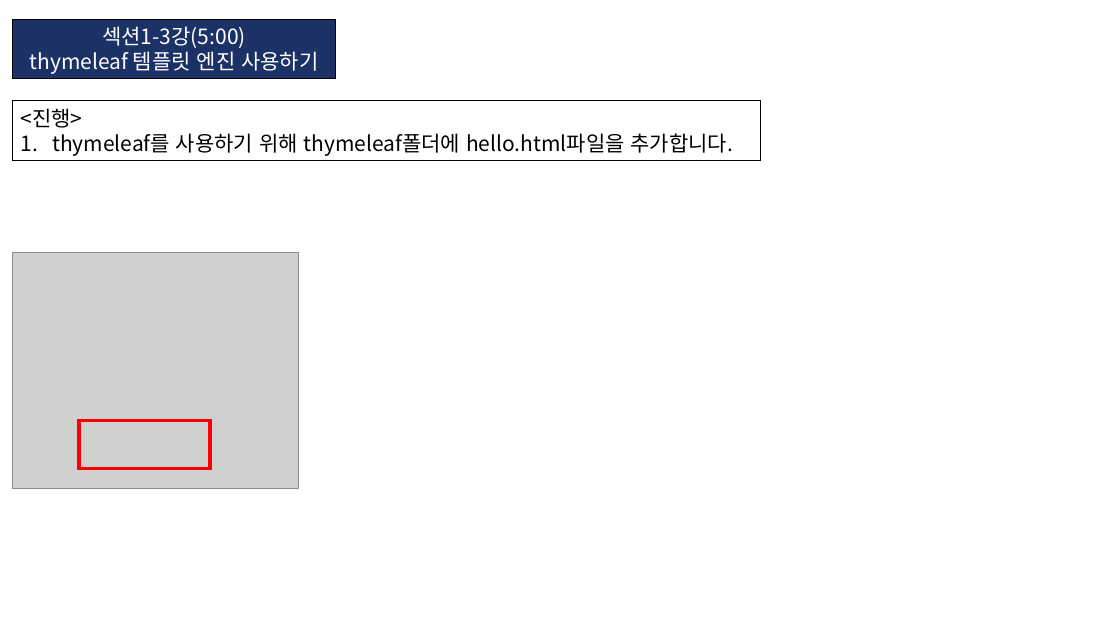
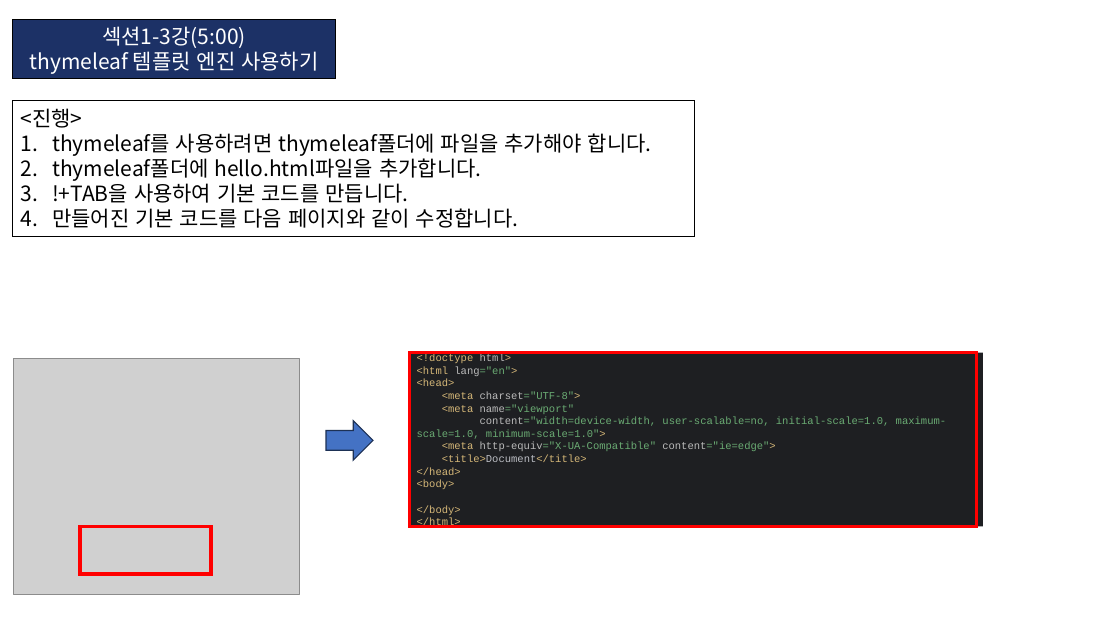
Before and after one commit to KIM-BEOMSOO/study, a slide deck: slide 33 of 00.공부 정리(최종)/12.Spring-Boot/03.인프런_김영한_스프링 입문/01.인프런_깅영한_Spring-Boot.pptx. Drawn at 1120x630 pixels with LibreOffice and Linux fonts; fonts in the diff are those of the drawing; grey boxes stand for pictures. Boxes give left, top, right and bottom in pixels: in the first picture for what was removed or moved away, otherwise in the second. Text is boxed around its words. In the diff, an @@ line names an element or a change of style, - is before the commit and + after.

```diff
--- a/00.공부 정리(최종)/12.Spring-Boot/03.인프런_김영한_스프링 입문/01.인프런_깅영한_Spring-Boot.pptx
+++ b/00.공부 정리(최종)/12.Spring-Boot/03.인프런_김영한_스프링 입문/01.인프런_깅영한_Spring-Boot.pptx
@@ rectangle "<진행>" resized from (x1=13, y1=101, x2=761, y2=160) to (x1=13, y1=101, x2=695, y2=237) @@
@@ text in rectangle at (x1=52, y1=133, x2=652, y2=228): text changed @@
-1. thymeleaf를 사용하기 위해 thymeleaf폴더에 hello.html파일을 추가합니다.
+1. thymeleaf를 사용하려면 thymeleaf폴더에 파일을 추가해야 합니다.
+2. thymeleaf폴더에 hello.html파일을 추가합니다.
+3. !+TAB을 사용하여 기본 코드를 만듭니다.
+4. 만들어진 기본 코드를 다음 페이지와 같이 수정합니다.
@@ picture moved from (x1=13, y1=253, x2=298, y2=489) to (x1=13, y1=359, x2=299, y2=595) @@
@@ rectangle added at (x1=408, y1=353, x2=983, y2=527), fill #1E1F22, 9 pt, text #6AAB73 @@
+<!doctype html>
+<html lang="en">
+<head>
+<meta charset="UTF-8">
+<meta name="viewport"
+content="width=device-width, user-scalable=no, initial-scale=1.0, maximum-scale=1.0, minimum-scale=1.0">
+<meta http-equiv="X-UA-Compatible" content="ie=edge">
+<title>Document</title>
+</head>
+<body>
+</body>
+</html>
@@ rectangle added at (x1=410, y1=353, x2=977, y2=527), outline #FF0000 3 pt @@
@@ right arrow added at (x1=326, y1=421, x2=373, y2=460), fill #4472C4, outline #1E3256 1 pt @@
@@ rectangle moved from (x1=79, y1=421, x2=210, y2=469) to (x1=80, y1=527, x2=211, y2=575) @@
```
Also in this commit, not shown: 1 other slide changed, 23 slides added.
